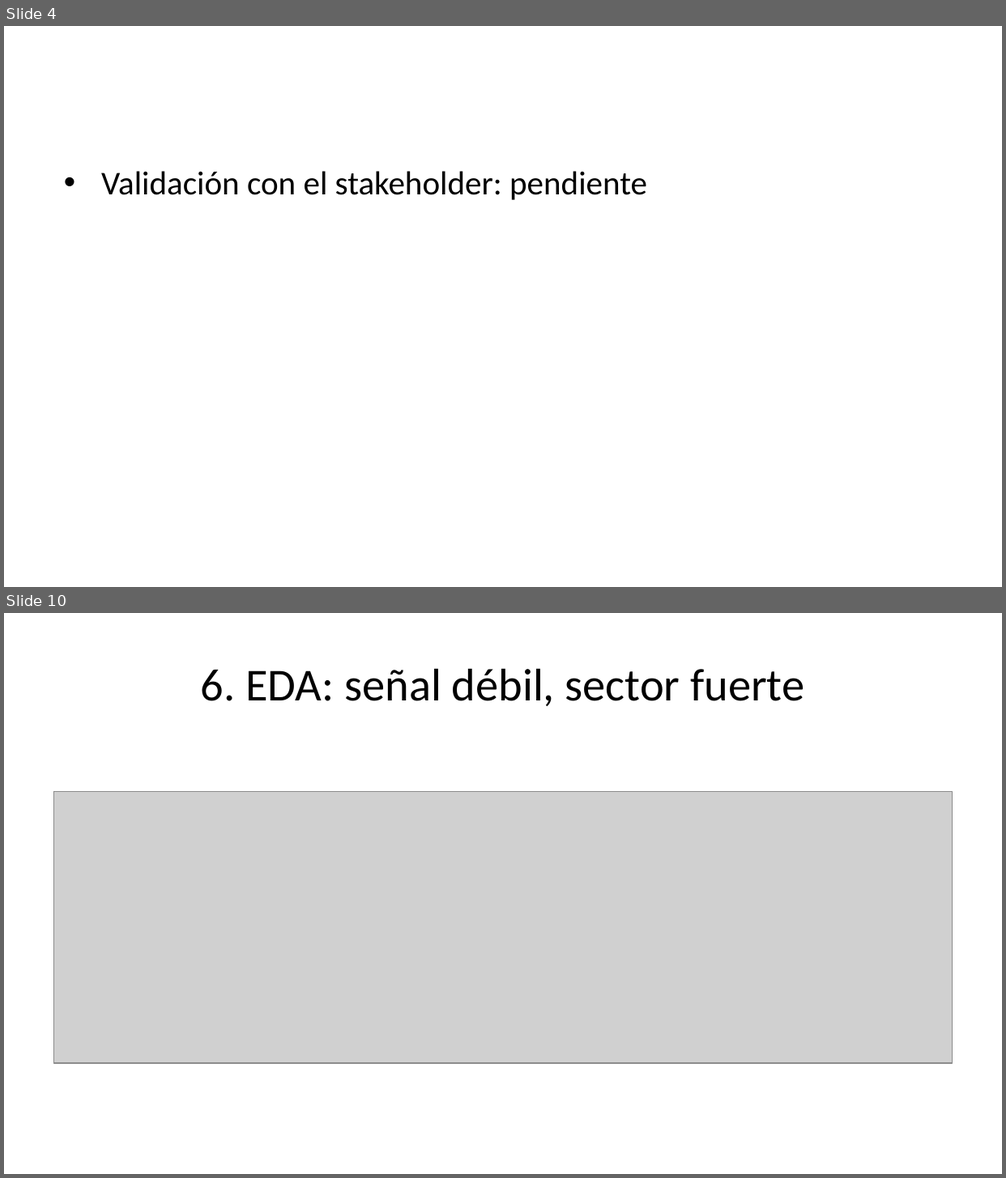
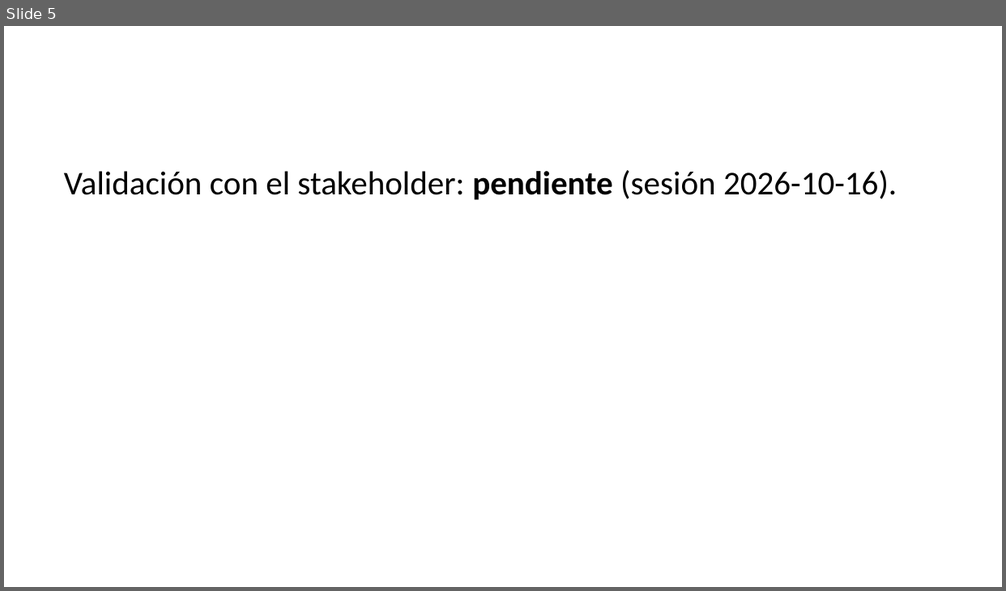
Before and after one commit to louis97/asistente-financiero, a slide deck: entregables/entrega_1/presentacion.pptx. Shown one above the other, each under a label of ours: slides 4 and 10 before the commit, slide 5 after it; the slides between them are not shown. The pictures are 1006x1178 and 1006x591 pixels, drawn with LibreOffice and Linux fonts; fonts in the diff are those of the drawing; grey boxes stand for pictures. Boxes give left, top, right and bottom in pixels: in the first picture for what was removed or moved away, otherwise in the second. Text is boxed around its words. In the diff, an @@ line names an element or a change of style, - is before the commit and + after.

```diff
--- a/entregables/entrega_1/presentacion.pptx
+++ b/entregables/entrega_1/presentacion.pptx
@@ slide 10 removed at (4, 613, 1002, 1174), background #FFFFFF @@
@@ title removed at (201, 668, 804, 706) @@
-6. EDA: señal débil, sector fuerte
@@ picture removed at (54, 792, 952, 1063) @@
@@ what was slide 4 is now slide 5 @@
@@ slide 5 changed as well @@
@@ text at (64, 170, 897, 200): text changed @@
-• Validación con el stakeholder: pendiente
+Validación con el stakeholder: pendiente (sesión 2026-10-16).
```
Also in this commit, not shown: 5 other slides changed, 8 slides added, 5 other slides removed, 7 other files.
